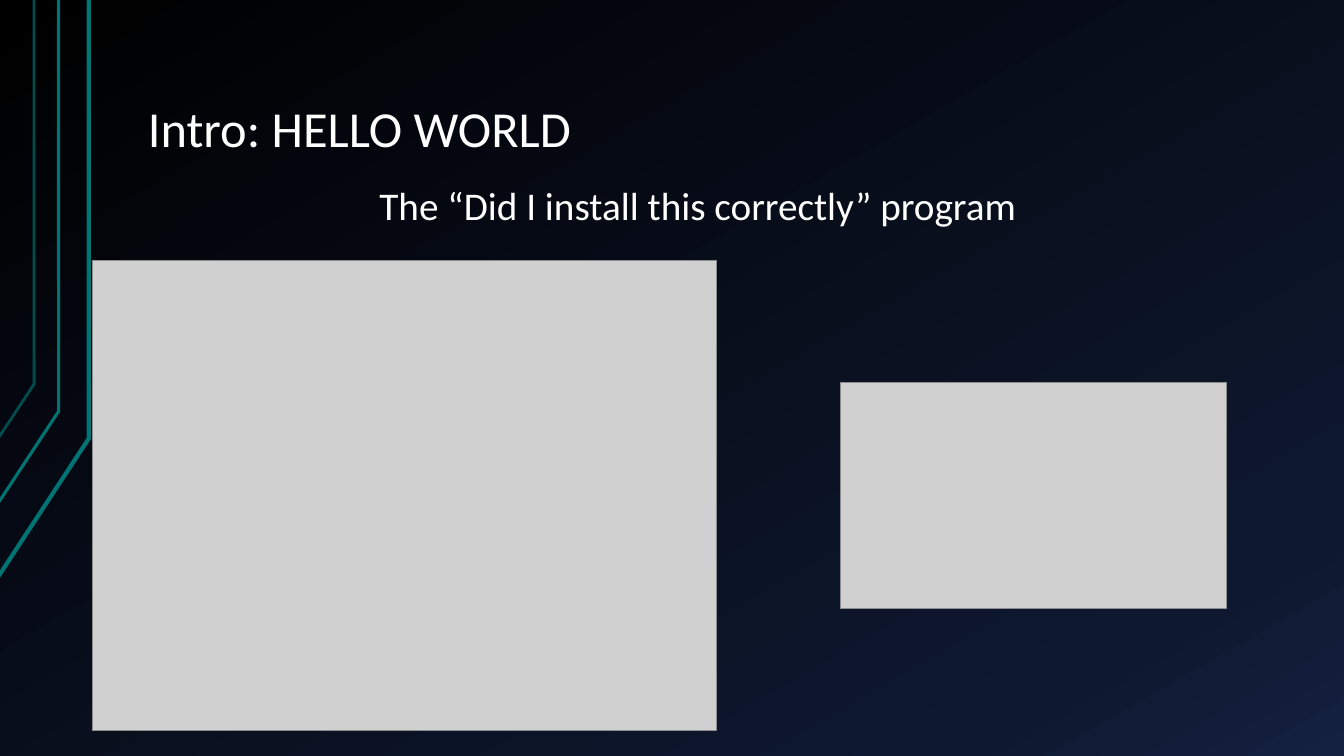
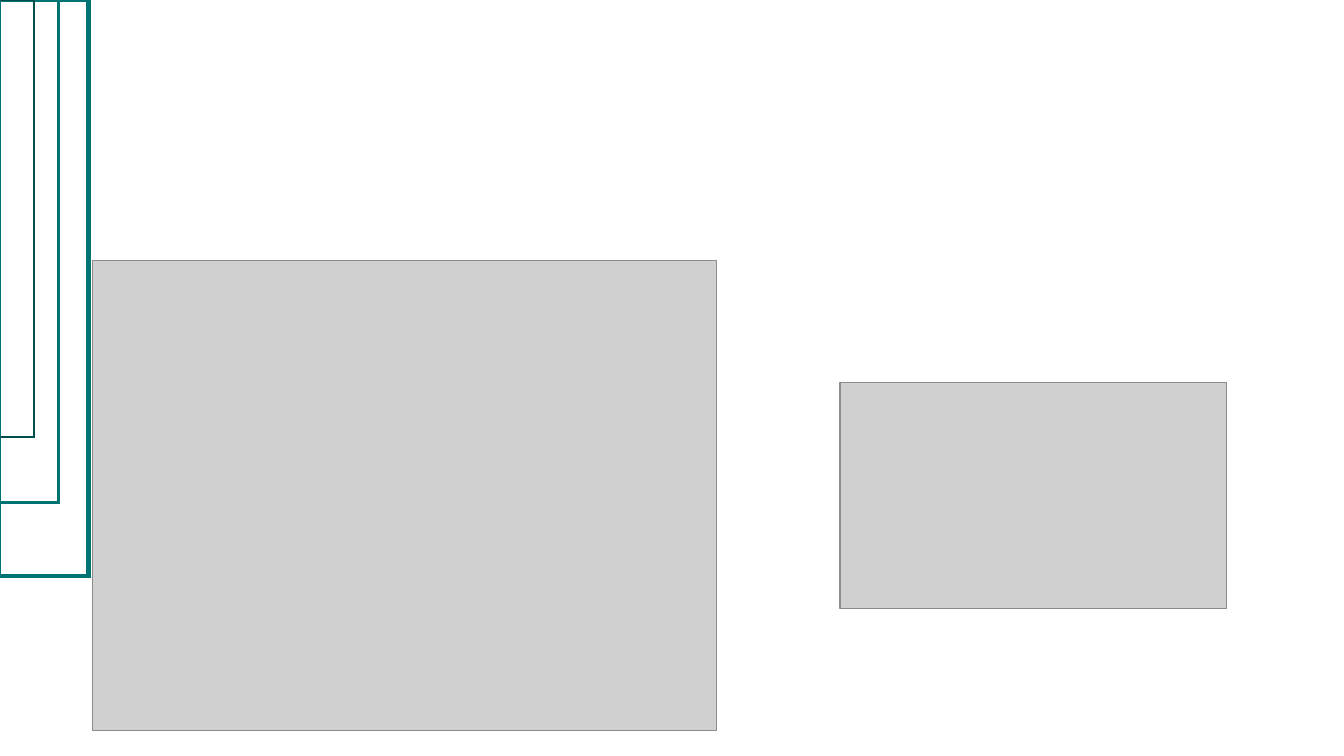
Before and after one commit to JordanJLopez/cs373-tkinter, a slide deck: slide 5 of tkinter for Python.pptx. Drawn at 1344x756 pixels with LibreOffice and Linux fonts; fonts in the diff are those of the drawing; grey boxes stand for pictures. Boxes give left, top, right and bottom in pixels: in the first picture for what was removed or moved away, otherwise in the second. Text is boxed around its words. In the diff, an @@ line names an element or a change of style, - is before the commit and + after.

```diff
--- a/tkinter for Python.pptx
+++ b/tkinter for Python.pptx
@@ background gradient #000000 to #0F1931 to #142242 to #FFFFFF @@
@@ freeform shape removed at (0, 0, 89, 577) @@
@@ freeform shape removed at (0, 0, 58, 503) @@
@@ freeform shape removed at (0, 0, 34, 438) @@
@@ rectangle added at (0, 0, 89, 576), outline #007373 3 pt @@
@@ rectangle added at (0, 0, 58, 503), outline #007373 2.24 pt @@
@@ rectangle added at (0, 0, 34, 438), outline #004D4D 2.01 pt @@
@@ title removed at (148, 114, 571, 148) @@
-Intro: HELLO WORLD
@@ text removed at (379, 192, 1016, 227) @@
-The “Did I install this correctly” program
```
Also in this commit, not shown: 7 other slides changed, 2 slides added, 2 other files.
